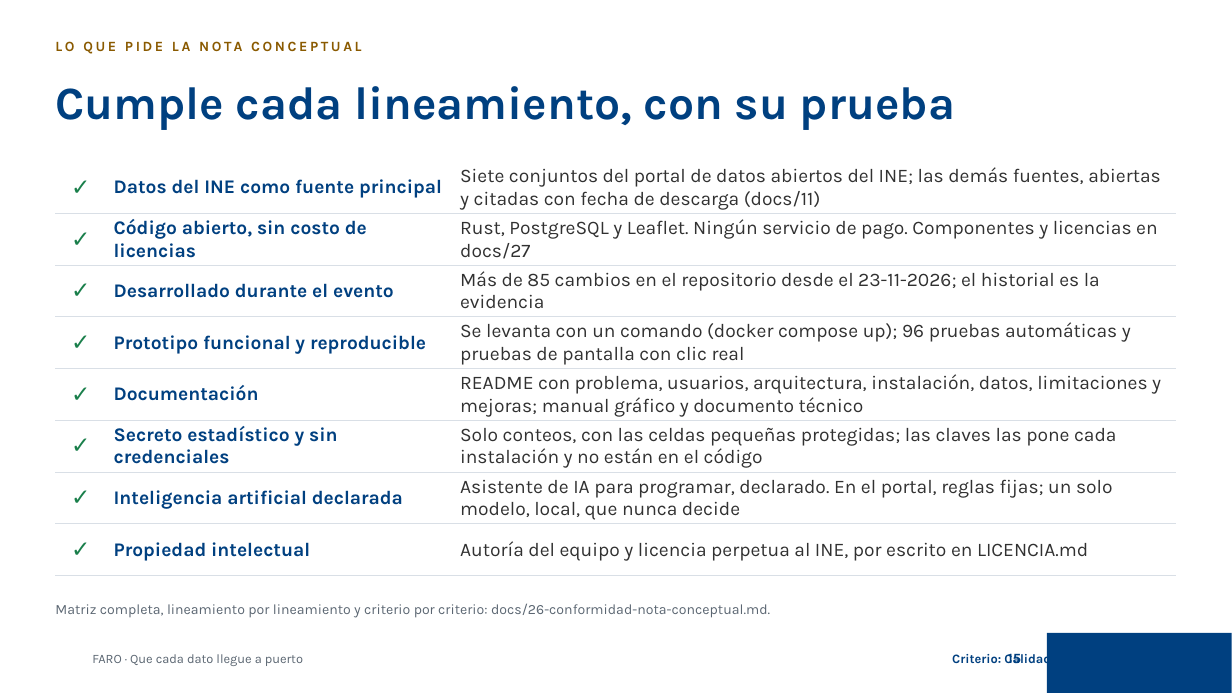
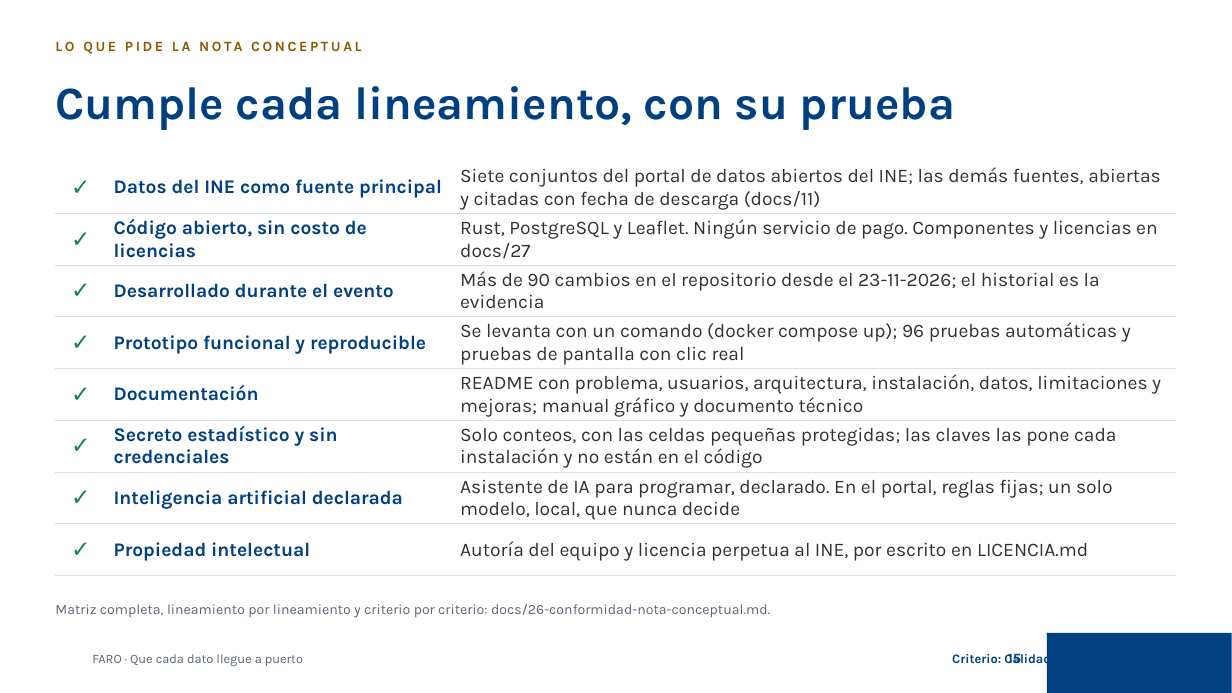
Before and after one commit to tono88/faro-ine-2026, a slide deck: slide 15 of entregables/FARO-presentacion.pptx. Drawn at 1232x693 pixels with LibreOffice and Linux fonts; fonts in the diff are those of the drawing; background and template pictures are left out. Boxes give left, top, right and bottom in pixels: in the first picture for what was removed or moved away, otherwise in the second. Text is boxed around its words. In the diff, an @@ line names an element or a change of style, - is before the commit and + after.

```diff
--- a/entregables/FARO-presentacion.pptx
+++ b/entregables/FARO-presentacion.pptx
@@ table at (55,162,1177,565) @@
-row 3, column 3: Más de 85 cambios en el repositorio desde el 23-11-2026; el historial es la evidencia
+row 3, column 3: Más de 90 cambios en el repositorio desde el 23-11-2026; el historial es la evidencia
```
Also in this commit, not shown: 5 other slides changed, 25 other files.
